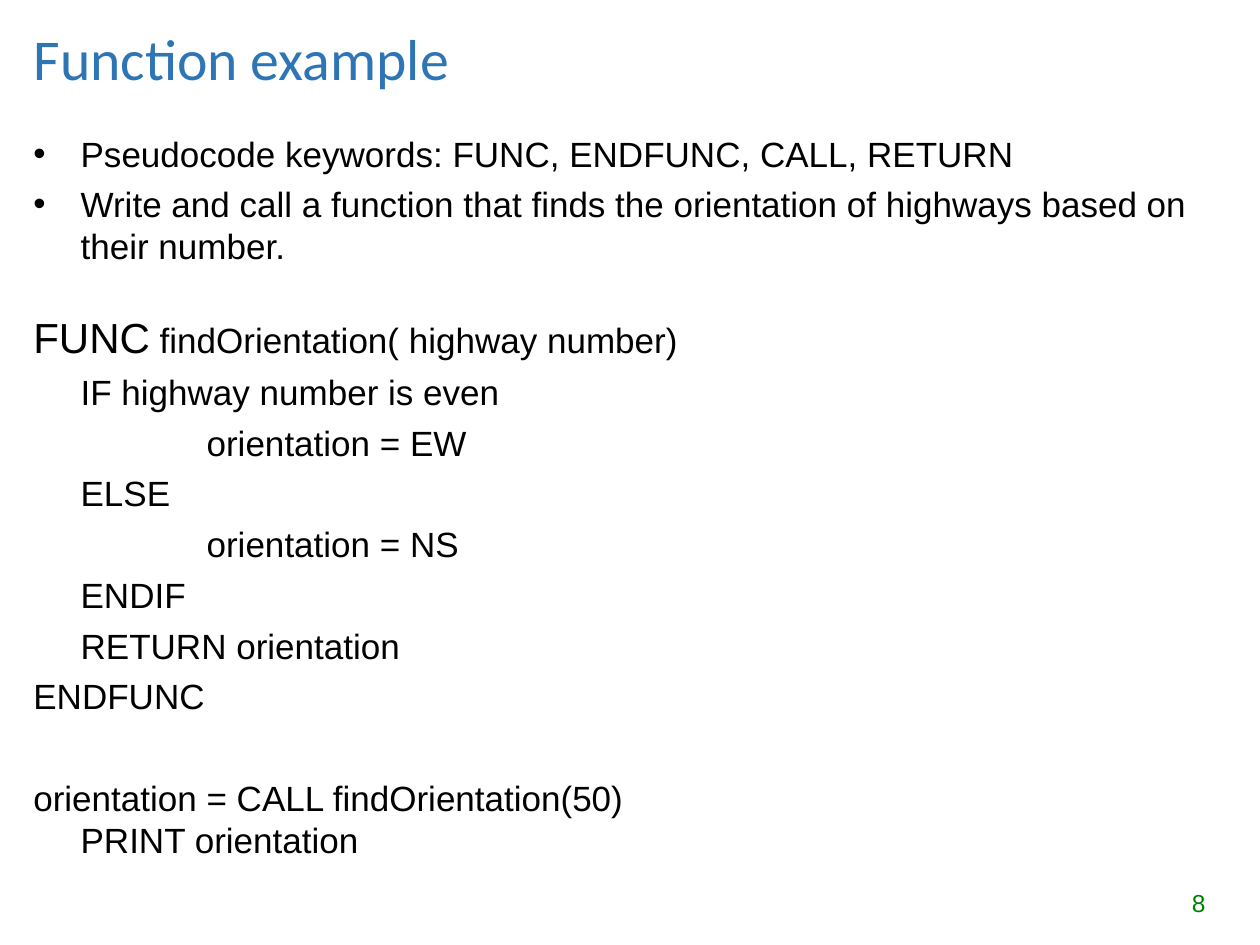
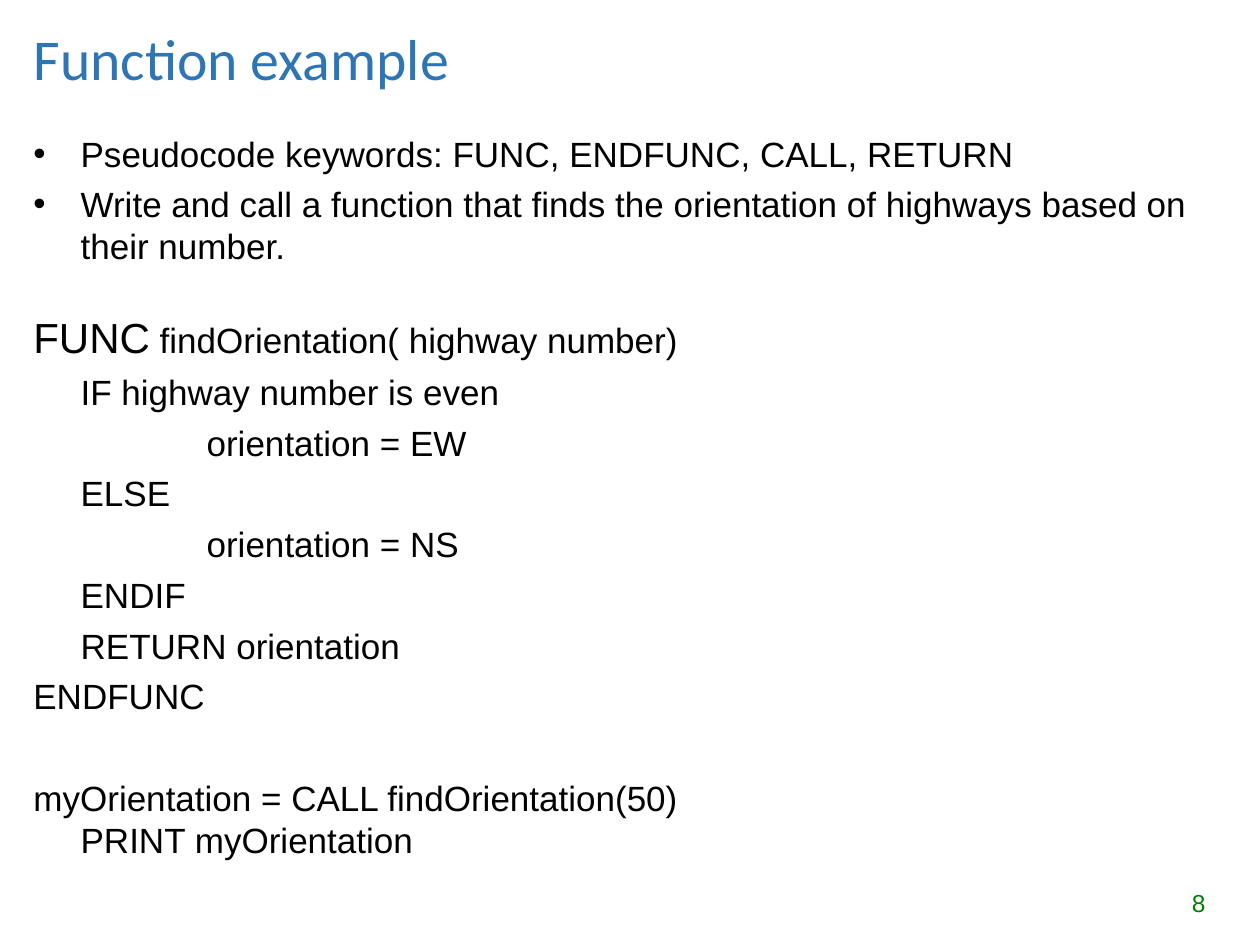
Before and after one commit to lgtateos/gis540, a slide deck: slide 8 of slides/pseudocode.ppt. Drawn at 1260x945 pixels with LibreOffice and Linux fonts; fonts in the diff are those of the drawing. Boxes give left, top, right and bottom in pixels: in the first picture for what was removed or moved away, otherwise in the second. Text is boxed around its words. In the diff, an @@ line names an element or a change of style, - is before the commit and + after.

```diff
--- a/slides/pseudocode.ppt
+++ b/slides/pseudocode.ppt
@@ text at box(33, 785, 677, 860): text changed @@
-orientation = CALL findOrientation(50)
-PRINT orientation
+myOrientation = CALL findOrientation(50)
+PRINT myOrientation
```
Also in this commit, not shown: 1 other slide changed.
